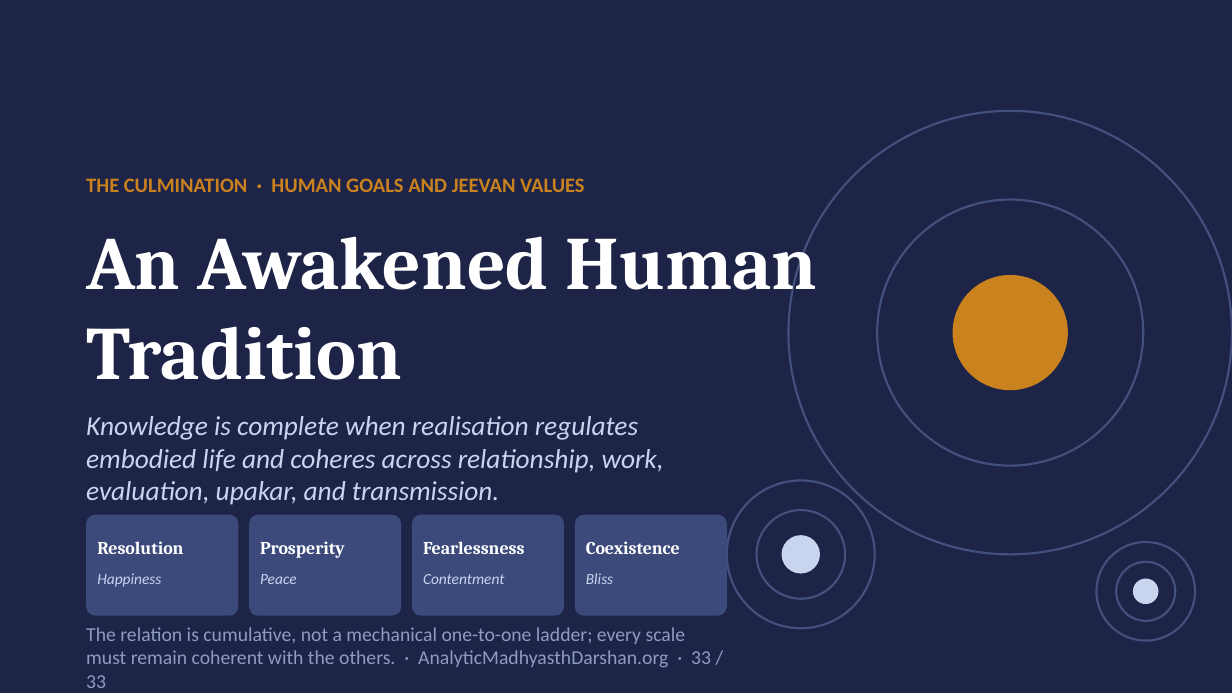
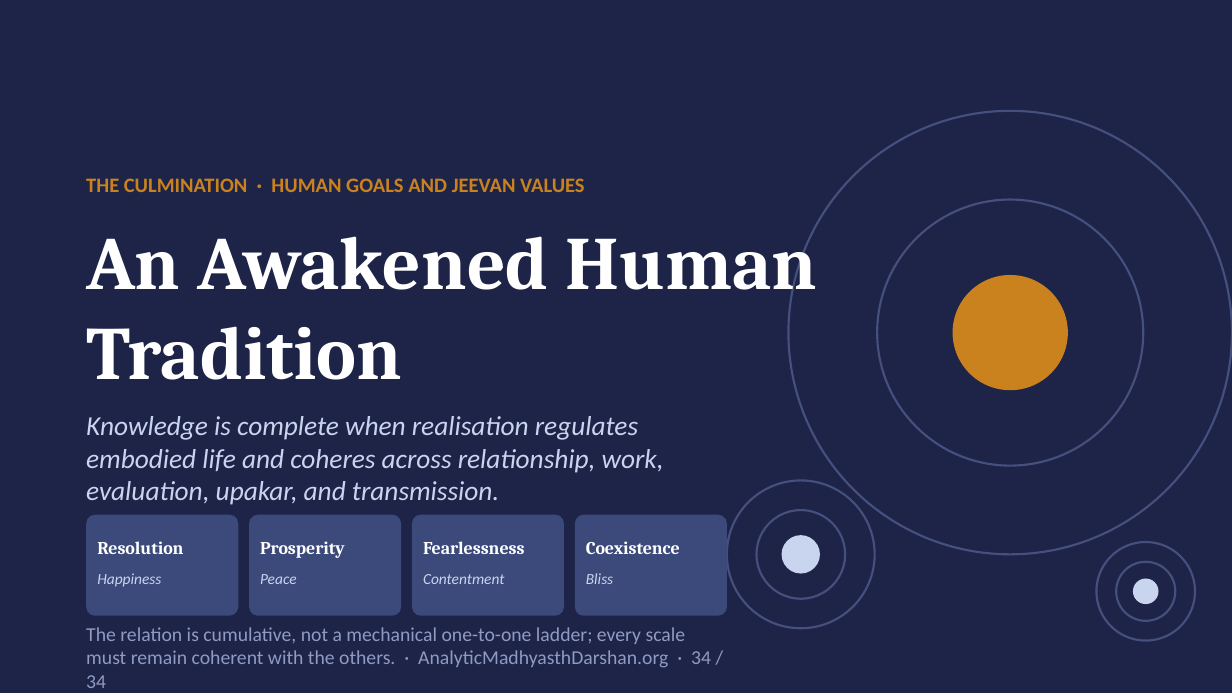
Before and after one commit to raghavamohan/AnalyticMadhyasthDarshan, a slide deck: slide 34 of Studies/The-Epistemology-of-Coexistence/The-Epistemology-of-Coexistence-Madhyasth-Darshan.pptx (slide 33 before the commit). Drawn at 1232x693 pixels with LibreOffice and Linux fonts; fonts in the diff are those of the drawing. Boxes give left, top, right and bottom in pixels: in the first picture for what was removed or moved away, otherwise in the second. Text is boxed around its words. In the diff, an @@ line names an element or a change of style, - is before the commit and + after.

```diff
--- a/Studies/The-Epistemology-of-Coexistence/The-Epistemology-of-Coexistence-Madhyasth-Darshan.pptx
+++ b/Studies/The-Epistemology-of-Coexistence/The-Epistemology-of-Coexistence-Madhyasth-Darshan.pptx
@@ text at <box>86,627,711,688</box>: text changed @@
-The relation is cumulative, not a mechanical one-to-one ladder; every scale must remain coherent with the others. · AnalyticMadhyasthDarshan.org · 33 / 33
+The relation is cumulative, not a mechanical one-to-one ladder; every scale must remain coherent with the others. · AnalyticMadhyasthDarshan.org · 34 / 34
```
Also in this commit, not shown: 32 other slides changed, 1 slide added.
